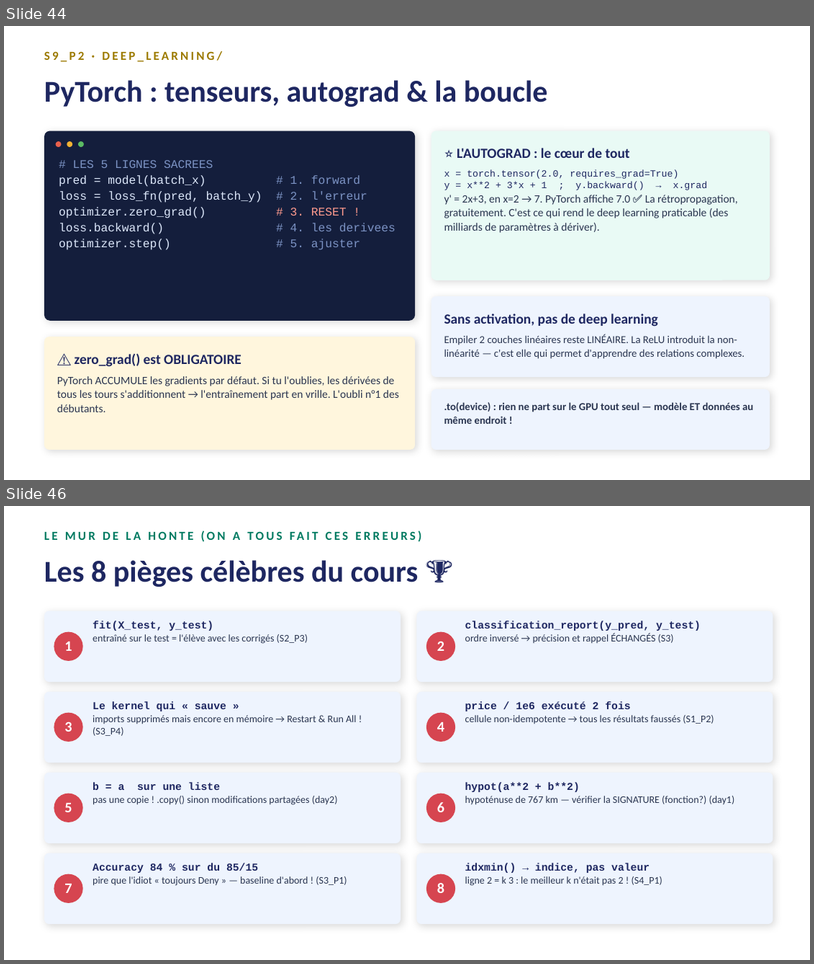
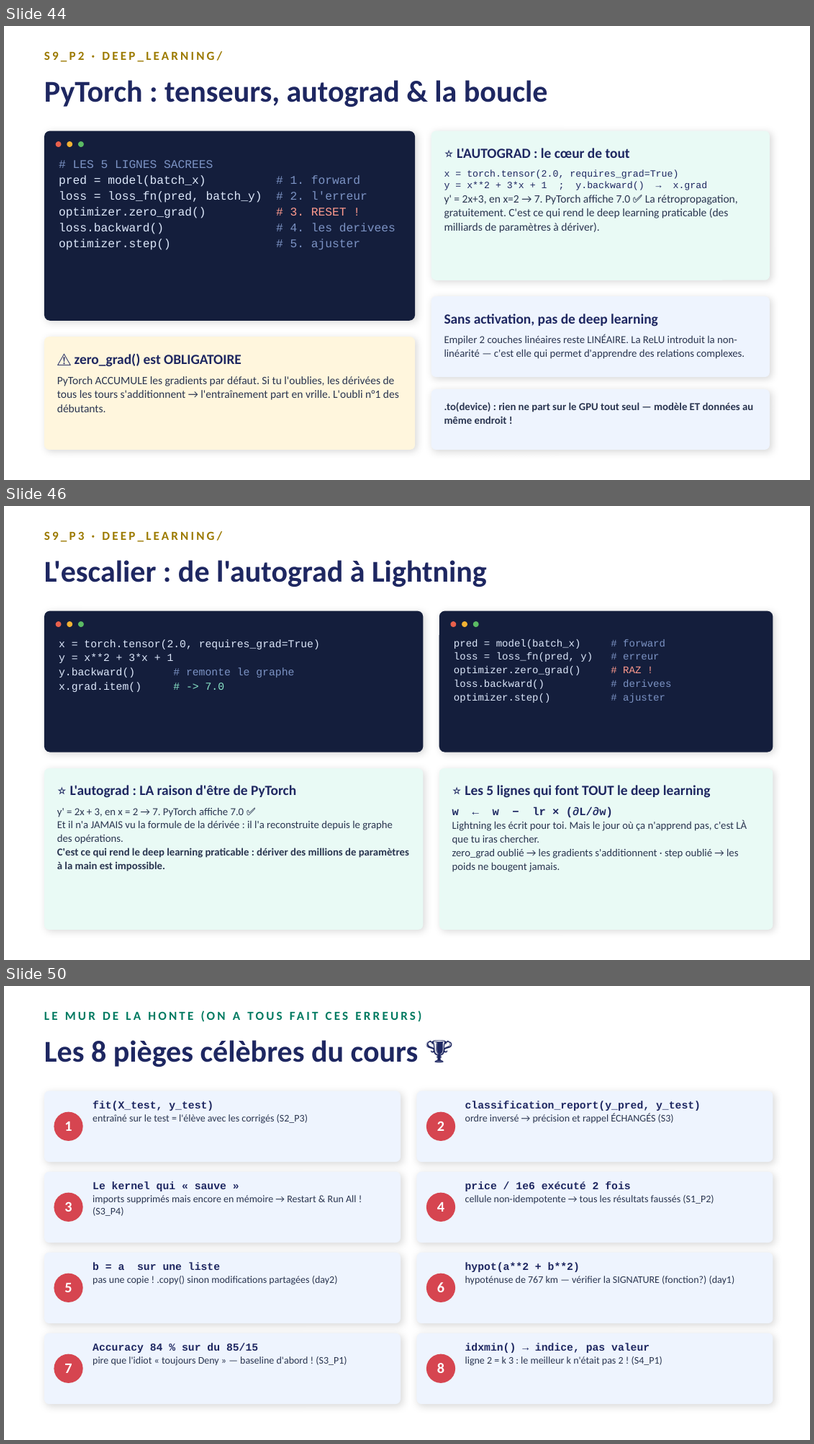
Before and after one commit to RobinsanKiritheepan/Cours_Python, a slide deck: Cours_IA/PowerPoints/00_Cours_Complet_Python_IA.pptx. Shown one above the other, each under a label of ours: slides 44 and 46 before the commit, slides 44, 46 and 50 after it; the slides between them are not shown. The pictures are 814x964 and 814x1444 pixels, drawn with LibreOffice and Linux fonts; fonts in the diff are those of the drawing. Boxes give left, top, right and bottom in pixels: in the first picture for what was removed or moved away, otherwise in the second. Text is boxed around its words. In the diff, an @@ line names an element or a change of style, - is before the commit and + after.

```diff
--- a/Cours_IA/PowerPoints/00_Cours_Complet_Python_IA.pptx
+++ b/Cours_IA/PowerPoints/00_Cours_Complet_Python_IA.pptx
@@ slide 46 added at box(4, 506, 810, 960), background #FFFFFF @@
@@ text added at box(44, 531, 222, 542), 11 pt, text #9C7A00, bold @@
+S9_P3 · DEEP_LEARNING/
@@ text added at box(44, 560, 487, 587), 27 pt, text #1E2761, bold @@
+L'escalier : de l'autograd à Lightning
@@ rounded rectangle added at box(44, 611, 423, 752), fill #141E3C @@
@@ rounded rectangle added at box(440, 611, 773, 752), fill #141E3C @@
@@ ellipse added at box(56, 621, 62, 627), fill #E8604C @@
@@ ellipse added at box(67, 621, 72, 627), fill #F2B233 @@
@@ ellipse added at box(78, 621, 84, 627), fill #5BBB63 @@
@@ ellipse added at box(450, 621, 456, 627), fill #E8604C @@
@@ ellipse added at box(462, 621, 468, 627), fill #F2B233 @@
@@ ellipse added at box(473, 621, 479, 627), fill #5BBB63 @@
@@ text added at box(59, 639, 320, 692), 9.5 pt, text #DCE7FA @@
+x = torch.tensor(2.0, requires_grad=True)
+y = x**2 + 3*x + 1
+y.backward() # remonte le graphe
+x.grad.item() # -> 7.0
@@ text added at box(454, 639, 666, 703), 9 pt, text #DCE7FA @@
+pred = model(batch_x) # forward
+loss = loss_fn(pred, y) # erreur
+optimizer.zero_grad() # RAZ !
+loss.backward() # derivees
+optimizer.step() # ajuster
@@ rounded rectangle added at box(44, 768, 423, 929), fill #E9FAF5 @@
@@ text added at box(70, 785, 296, 798), 12.5 pt, text #1E2761, bold @@
+⭐ L'autograd : LA raison d'être de PyTorch
@@ rounded rectangle added at box(440, 768, 773, 929), fill #E9FAF5 @@
@@ text added at box(465, 785, 711, 798), 12.5 pt, text #1E2761, bold @@
+⭐ Les 5 lignes qui font TOUT le deep learning
@@ text added at box(57, 807, 409, 871), 9.5 pt, text #2A3550 @@
+y' = 2x + 3, en x = 2 → 7. PyTorch affiche 7.0 ✅
+Et il n'a JAMAIS vu la formule de la dérivée : il l'a reconstruite depuis le graphe des opérations.
+C'est ce qui rend le deep learning praticable : dériver des millions de paramètres à la main est impossible.
@@ text added at box(453, 807, 747, 872), 9.5 pt, text #2A3550 @@
+w ← w − lr × (∂L/∂w)
+Lightning les écrit pour toi. Mais le jour où ça n'apprend pas, c'est LÀ que tu iras chercher.
+zero_grad oublié → les gradients s'additionnent · step oublié → les poids ne bougent jamais.
@@ what was slide 46 is now slide 50 @@
```
Also in this commit, not shown: 2 slides changed, 3 other slides added, 22 other files.
